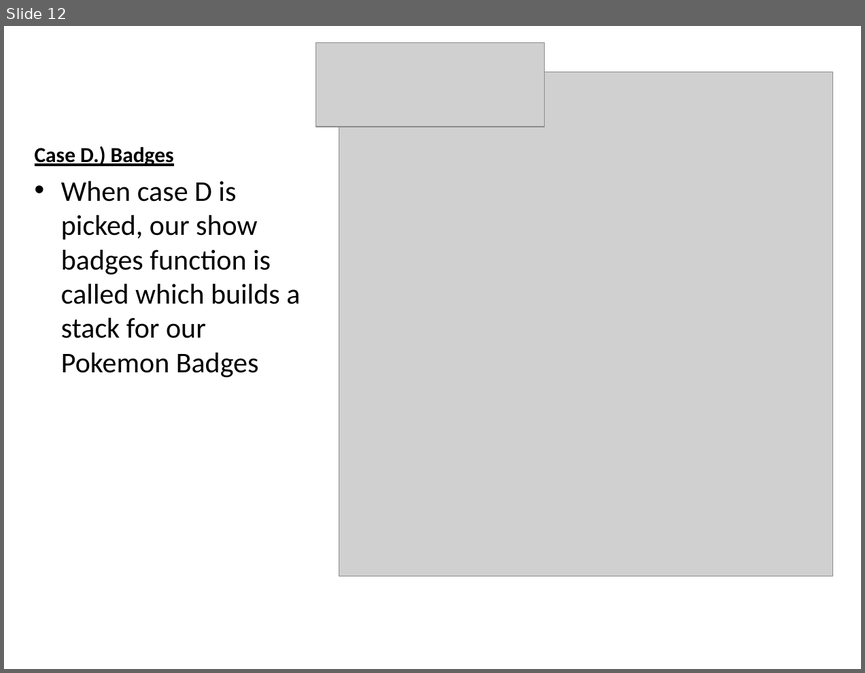
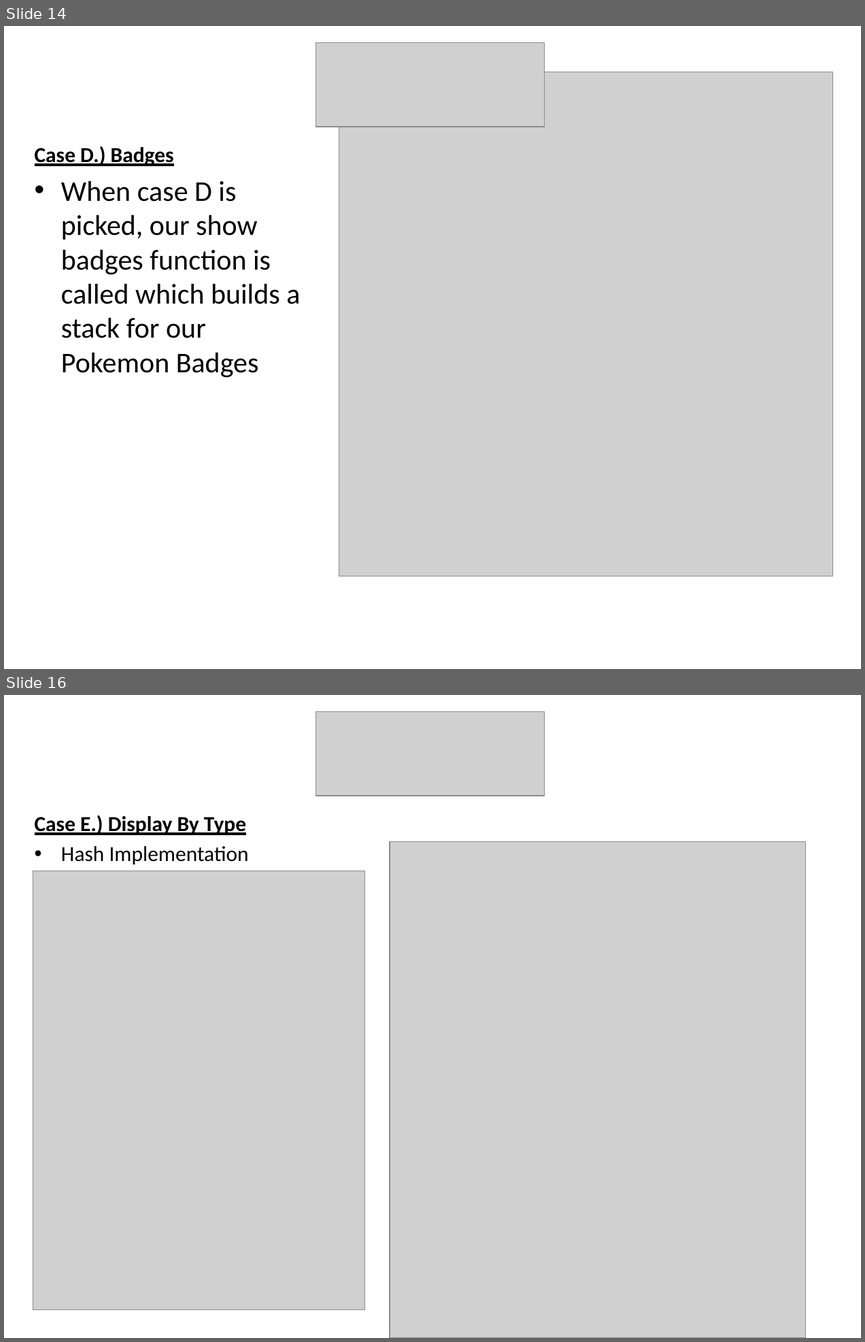
Before and after one commit to B88/Pokedex-Final, a slide deck: Pokemon Presentation.pptx. Shown one above the other, each under a label of ours: slide 12 before the commit, slides 14 and 16 after it; the slides between them are not shown. The pictures are 865x673 and 865x1342 pixels, drawn with LibreOffice and Linux fonts; fonts in the diff are those of the drawing; grey boxes stand for pictures. Boxes give left, top, right and bottom in pixels: in the first picture for what was removed or moved away, otherwise in the second. Text is boxed around its words. In the diff, an @@ line names an element or a change of style, - is before the commit and + after.

```diff
--- a/Pokemon Presentation.pptx
+++ b/Pokemon Presentation.pptx
@@ slide 16 added at [4, 695, 861, 1338], background #FFFFFF @@
@@ picture added at [316, 711, 545, 795] @@
@@ text added at [35, 815, 249, 864], 18 pt, text #000000, bold, underline @@
+Case E.) Display By Type
+• Hash Implementation
@@ picture added at [390, 841, 806, 1338] @@
@@ picture added at [33, 870, 364, 1309] @@
@@ what was slide 12 is now slide 14 @@
```
Also in this commit, not shown: 3 slides changed, 3 other slides added.
